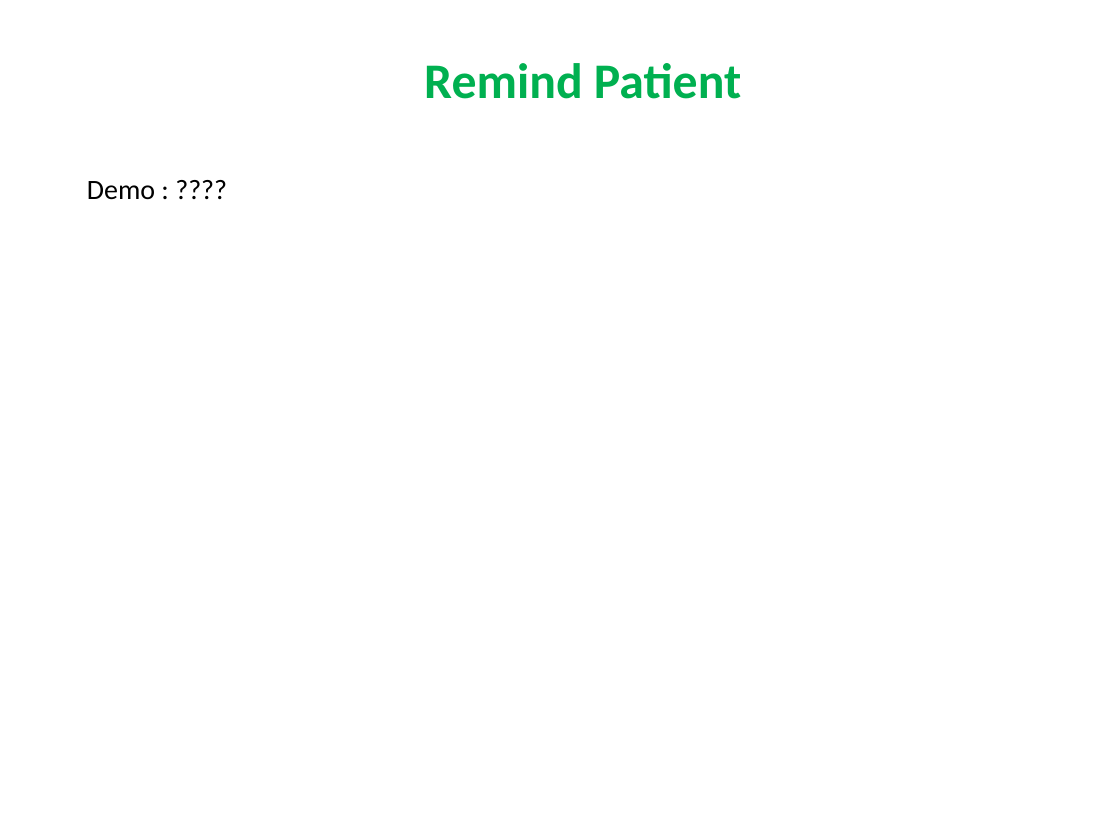
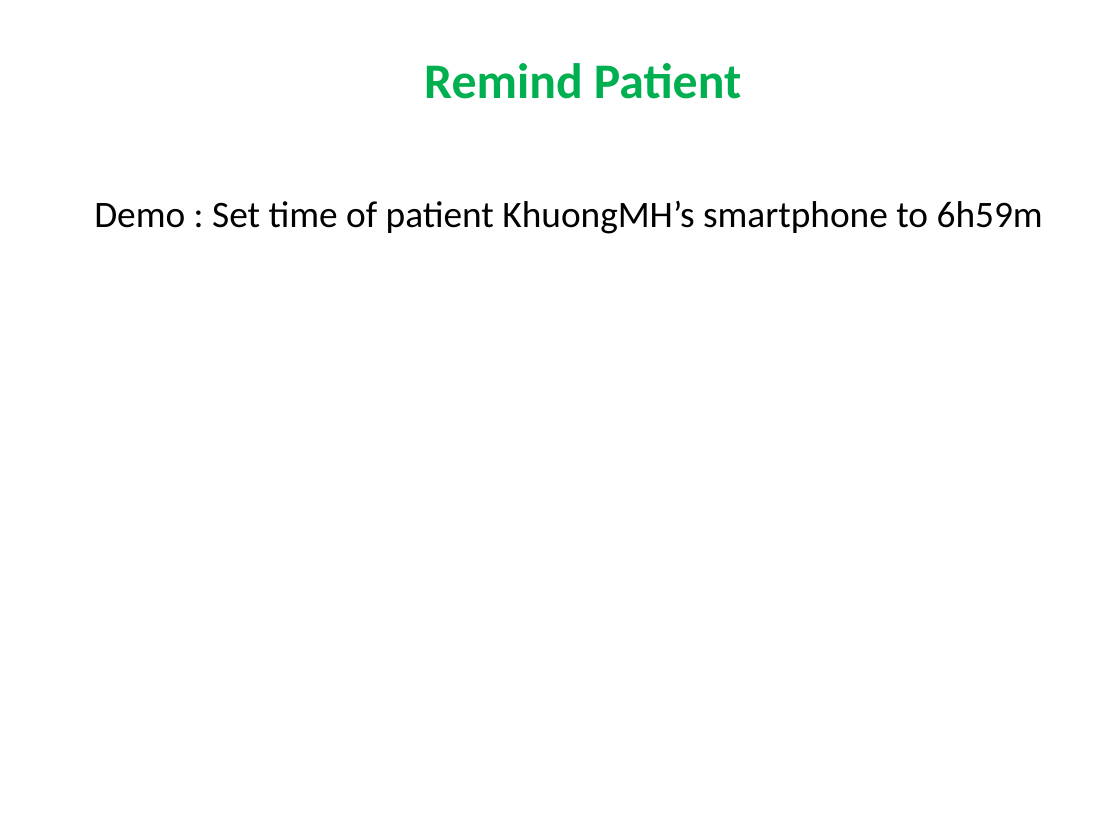
Before and after one commit to quantdse60878/HSTS, a slide deck: slide 46 of docs/Temperature Presentation/Khuong/khuong.pptx (slide 42 before the commit). Drawn at 1120x840 pixels with LibreOffice and Linux fonts; fonts in the diff are those of the drawing. Boxes give left, top, right and bottom in pixels: in the first picture for what was removed or moved away, otherwise in the second. Text is boxed around its words. In the diff, an @@ line names an element or a change of style, - is before the commit and + after.

```diff
--- a/docs/Temperature Presentation/Khuong/khuong.pptx
+++ b/docs/Temperature Presentation/Khuong/khuong.pptx
@@ text at (94, 200, 1043, 234): text changed; size 18 to 24 pt @@
-Demo : ????
+Demo : Set time of patient KhuongMH’s smartphone to 6h59m
```
Also in this commit, not shown: 16 other slides changed, 4 slides added.
